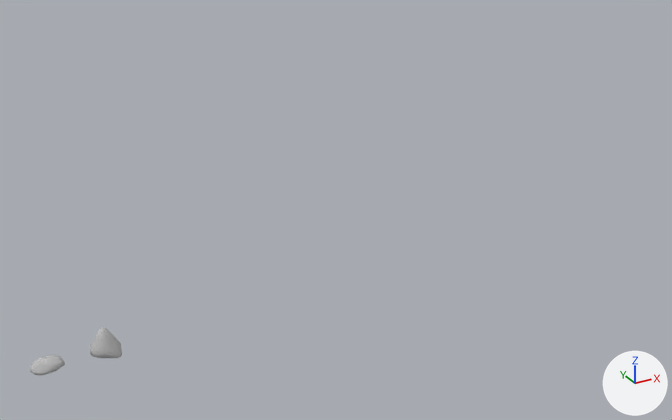
The FBX model Assets/GFX/3D/Scenery/Objects/Stones.FBX as it was, and as the next commit left it.
Rendered twice from a 50 mm camera at (-35.0, -225.0, 141.0) aimed at (89.0, 0.0, 28.0). Lighting does not change. The marker at lower right points along +X, +Y and +Z. Mesh edges are drawn as thin lines on the coarser meshes. Where no turn or scale is listed for an object, it has been applied to the vertices.

In view in the first picture: 'Stone_B'.
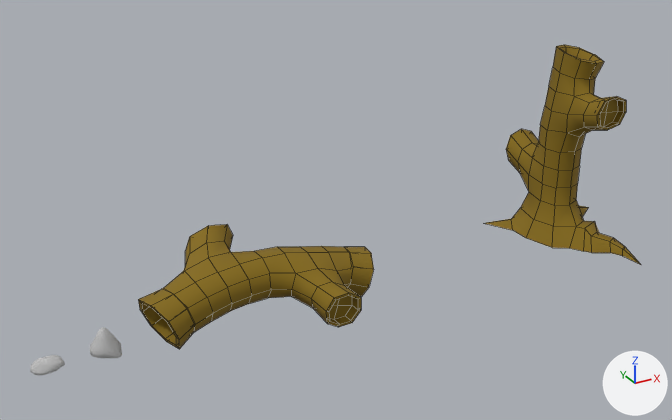
Edits to the bpy script that builds the scene:
```text
Add mat_stump_a:
    mat_stump_a = principled_material('Stump_A')
    mat_stump_a.base_color = (0.235, 0.145, 0.00392)  # yellow #856a0d
    mat_stump_a.roughness = 0.896
Add mat_stump_b:
    mat_stump_b = principled_material('Stump_B')
    mat_stump_b.base_color = (0.235, 0.145, 0.00392)  # yellow #856a0d
    mat_stump_b.roughness = 0.896
Add me_mesh_002:
    me_mesh_002.from_pydata(...)  # 186 vertices, 184 faces; spans x -36.9..36.5, y -24.2..19.9, z -1.3..22.3
    me_mesh_002.materials.append(mat_stump_a)  # yellow #856a0d
Add me_mesh_003:
    me_mesh_003.from_pydata(...)  # 194 vertices, 185 faces; spans x -15.1..28.5, y -35.1..20.7, z 0.0..66.4
    me_mesh_003.materials.append(mat_stump_b)  # yellow #856a0d
Add ob_stump_a:
    ob_stump_a = bpy.data.objects.new('Stump_A', me_mesh_002)
    ob_stump_a.location = (64.0, 3.1, 0.0)
Add ob_stump_b:
    ob_stump_b = bpy.data.objects.new('Stump_B', me_mesh_003)
    ob_stump_b.location = (175.9, 3.1, 0.0)
```

Pixel boxes [x1, y1, x2, y2] of what changed, in the pictures (672 x 420 px):
'Stump_A', added (yellow)
    after: [138, 225, 374, 349]
'Stump_B', added (yellow)
    after: [485, 45, 641, 265]
